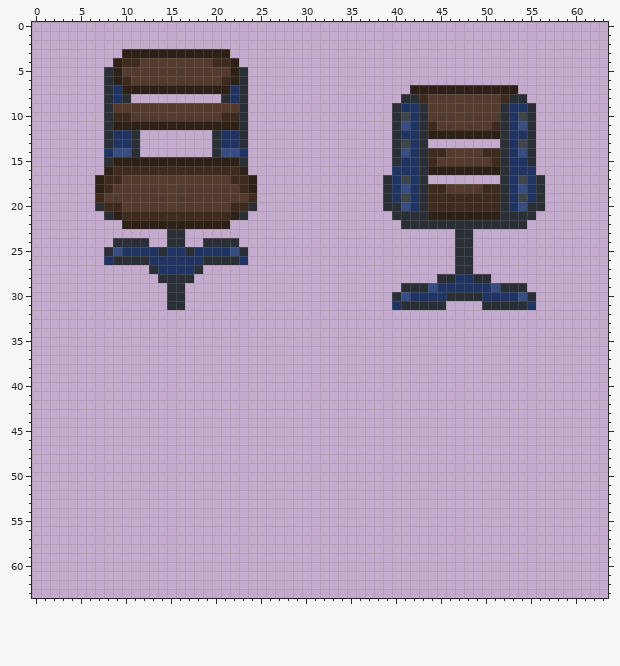
A pixel-art sprite gets an edit: Resources/Textures/_Nuclear14/Structures/Furniture/schoolchair.rsi/chair.png. This is how it looked before the edit.
The file is 64x64 pixels. The old version is drawn lined up with the new one.
Once edited:
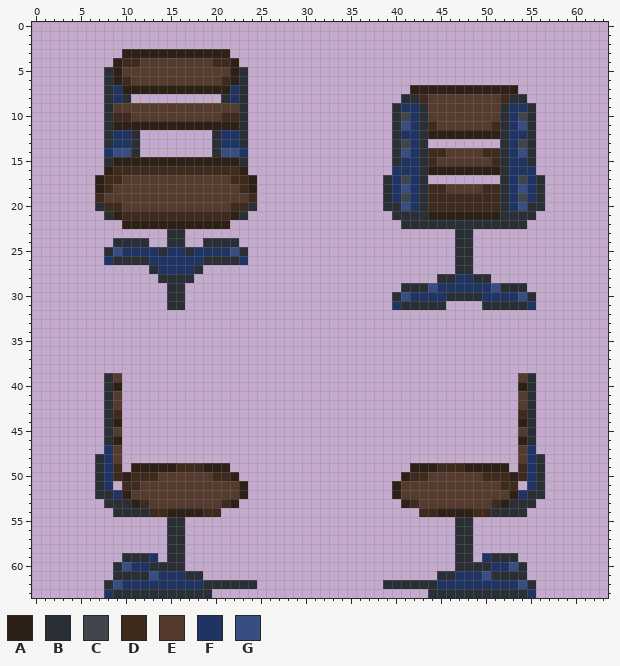
Palette (. is transparent): A #2d2016  B #292f34  C #3f454a  D #3f2b1e  E #553b2e  F #203464  G #384e82
The edit:
{"change": "drawings rearranged on the sheet (the old picture shows each at its new place; 1 dropped ones are not shown)"}
{"y":39,"x":8,"old":"..","new":"BE"}
{"y":39,"x":54,"old":"..","new":"EB"}
{"y":40,"x":8,"old":"..","new":"BA"}
{"y":40,"x":54,"old":"..","new":"AB"}
{"y":41,"x":8,"old":"..","new":"BE"}
{"y":41,"x":54,"old":"..","new":"EB"}
{"y":42,"x":8,"old":"..","new":"BE"}
{"y":42,"x":54,"old":"..","new":"EB"}
{"y":43,"x":8,"old":"..","new":"BD"}
{"y":43,"x":54,"old":"..","new":"DB"}
{"y":44,"x":8,"old":"..","new":"BA"}
{"y":44,"x":54,"old":"..","new":"AB"}
{"y":45,"x":8,"old":"..","new":"BE"}
{"y":45,"x":54,"old":"..","new":"EB"}
{"y":46,"x":8,"old":"..","new":"BA"}
{"y":46,"x":54,"old":"..","new":"AB"}
{"y":47,"x":8,"old":"..","new":"FE"}
{"y":47,"x":54,"old":"..","new":"EF"}
{"y":48,"x":7,"old":"...","new":"BFE"}
{"y":48,"x":54,"old":"...","new":"EFB"}
{"y":49,"x":7,"old":"...","new":"BFD"}
{"y":49,"x":11,"old":"...........","new":"AAAAADDDAAA"}
{"y":49,"x":42,"old":"...........","new":"AAADDDAAAAA"}
{"y":49,"x":54,"old":"...","new":"DFB"}
{"y":50,"x":7,"old":"................","new":"BFDADDDEEEEEEDDA"}
{"y":50,"x":41,"old":"................","new":"ADDEEEEEEDDDADFB"}
{"y":51,"x":7,"old":"..","new":"BF"}
{"y":51,"x":10,"old":"..............","new":"DDEEEEEEEEEEEA"}
{"y":51,"x":40,"old":"..............","new":"AEEEEEEEEEEEDD"}
{"y":51,"x":55,"old":"..","new":"FB"}
{"y":52,"x":7,"old":".................","new":"BBFAEEEEEEEEEEEEA"}
{"y":52,"x":40,"old":".................","new":"AEEEEEEEEEEEEAFBB"}
{"y":53,"x":8,"old":"...............","new":"BBBADEEEEEEEEDA"}
{"y":53,"x":41,"old":"...............","new":"ADEEEEEEEEDABBB"}
{"y":54,"x":9,"old":"............","new":"BBBBDDAAAADD"}
{"y":54,"x":43,"old":"............","new":"DDAAAADDBBBB"}
{"y":55,"x":15,"old":"..","new":"BB"}
{"y":55,"x":47,"old":"..","new":"BB"}
{"y":56,"x":15,"old":"..","new":"BB"}
{"y":56,"x":47,"old":"..","new":"BB"}
{"y":57,"x":15,"old":"..","new":"BB"}
{"y":57,"x":47,"old":"..","new":"BB"}
{"y":58,"x":15,"old":"..","new":"BB"}
{"y":58,"x":47,"old":"..","new":"BB"}
{"y":59,"x":10,"old":"....","new":"BBBF"}
{"y":59,"x":15,"old":"..","new":"BB"}
{"y":59,"x":47,"old":"..","new":"BB"}
{"y":59,"x":50,"old":"....","new":"FBBB"}
{"y":60,"x":9,"old":"........","new":"BGFFBBBB"}
{"y":60,"x":47,"old":"........","new":"BBBBFFGB"}
{"y":61,"x":9,"old":"..........","new":"BBBBGFFFBB"}
{"y":61,"x":45,"old":"..........","new":"BBFFFGBBBB"}
{"y":62,"x":8,"old":".................","new":"BGFFFFFFFFFBBBBBB"}
{"y":62,"x":39,"old":".................","new":"BBBBBBFFFFFFFFFGB"}
{"y":63,"x":8,"old":"............","new":"FBBBBBBBBBBB"}
{"y":63,"x":44,"old":"............","new":"BBBBBBBBBBBF"}
{"label":"added","picture_box":[95,373,257,598]}
{"label":"added","picture_box":[383,373,545,598]}
